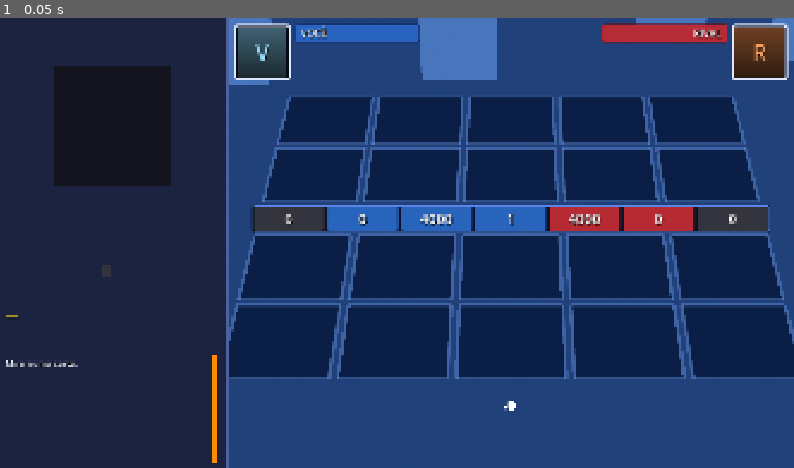
Above: before the commit, frame 1.
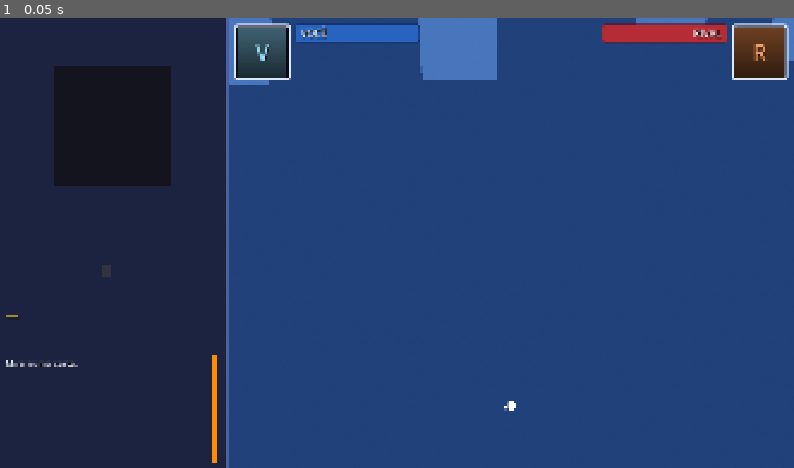
Above: after the commit, the same moment.

Repository: joeyviciousfake-netizen/Astralis
Game: Godot game, scene res://duel3d/mesa_3d.tscn
Same seed, same stepped clock (60 frames per second), same inputs: the game is played once before the commit and once after it.
Inputs:
- Up to frame 1 (0.05 s): no input

The runs differ from the first frame. In frame 1, 37% of the frame differs, in the area x 28-100%, y 17-81%.

Commit message:
D50: a arena e do JOGO e o codigo nao tem mais NENHUM numero dela
O usuario viu que os numeros da mesa estavam escritos em TRES lugares e mandou
tirar tudo menos um. Em core/board_layout.gd sumiram as 7 constantes da grade
(SLOT/GAP/GRID_X/Y_*), que eram a 'segunda arena' perigosa: era ela que
deixava o jogo cair numa tela diferente EM SILENCIO quando o arquivo nao vinha.

- default_pos e default_layout agora so devolvem NULO ('nao tem posicao').
- get_pos le o layout e cai no fallback do CHAMADOR, nunca mais numa grade.
- arena_oficial_path() e o caminho da arena oficial (a unica).
- project_arena_path(arena_id) SEMPRE devolve a oficial e avisa que ignorou o
  id, porque o jogo tem uma mesa so (o dado FM traz arena_starter = ela).
- valida_arena_oficial() novo: lista o que falta dos 20 slots e diz no log.
- load_arena_data sem fallback: arquivo faltando/quebrado e erro honesto.

A posicao dos 20 slots vem SO do schemas/examples/arenas/arena_starter.json.

Diff:
--- a/astralis/core/board_layout.gd
+++ b/astralis/core/board_layout.gd
@@ -11,28 +11,14 @@
 ## invertido (índice 0 à direita) e fileiras trocadas (monstro perto
 ## do centro, magia longe), espelhando o lado 0.
 
-## Grade embutida = A ARENA OFICIAL (D48: uma arena só). Estes números são
-## os MESMOS do schemas/examples/arenas/arena_starter.json, na mesma ordem.
-## D48 travou isso em teste (test_grade_embutida_igual_arena_oficial): se um
-## mudar, o outro tem que mudar junto, senão o jogo cai numa grade fantasma.
-## D49: a grade é PERFEITA — UM valor só (263) em TODO o campo: o passo
-## horizontal entre slots vizinhos E o vão vertical monstro->magia, nos dois
-## lados e nos dois tipos. Os 305/695 dos monstros ficam CONGELADOS de propósito
-## (a distância entre a fileira do jogador e a do rival, 390, não faz parte da
-## grade e o usuário pediu para não mexer nela).
-const SLOT := 165.0
-## GAP não é estética: SLOT + GAP = 263 = o PASSO oficial da arena (632→1684).
-const GAP := 98.0
-const GRID_X := 632.0
-## Fileiras em ESPELHO (só desenho): monstro sempre perto do centro,
-## magia sempre longe, e sempre a 263 do monstro do MESMO lado.
-## Rival/cima: monstro 305, magia 42 (263 acima). Você/baixo: monstro 695,
-## magia 958 (263 abaixo).
-const Y_RIVAL_MONSTRO := 305.0
-const Y_RIVAL_MAGIA := 42.0
-const Y_VOCE_MONSTRO := 695.0
-const Y_VOCE_MAGIA := 958.0
-
+## D50: A MESA É O DADO, E HÁ SÓ UM DADO. Estas constantes saíram: a grade
+## embutida que vivia aqui era a segunda cópia da arena (a terceira estava no
+## `duel_legacy2d/duel_board.gd`), e era ela que fazia o jogo cair numa tela
+## diferente da oficial sem ninguém ver. A posição de cada slot vem SO do
+## arquivo `schemas/examples/arenas/arena_starter.json` (arena_oficial_path).
+## Os números da mesa (632→1684 de 263 em 263; y 695/958 e 305/42, com o vão
+## monstro->magia = 263 dos dois lados e a distância 390 entre as fileiras de
+## monstro CONGELADA) vivem só naquele arquivo, e o D49 travou isso em teste.
 const NULO := Vector2(-99999, -99999)
 
 const DataLoaderScript := preload("res://core/data_loader.gd")
@@ -153,71 +139,59 @@
 	return true
 
 
-## Grade embutida em ESPELHO (a mesma do arena_starter.json e do
-## duel_board.gd). Volta (-1,-1) se ID inválido.
-## Lado 0 (você/baixo): X crescente 632→1684 (índice 0 à esquerda).
-## Lado 1 (rival/cima): X ESPELHADO 1684→632 (índice 0 à direita) +
-## fileiras trocadas (monstro 305 perto do centro, magia 42 longe).
-## Só DESENHO: IDs/lógica continuam no índice.
+## D50: NAO EXISTE MAIS GRADE NO CODIGO. Este arquivo era o segundo lugar (e o
+## terceiro, no `duel_legacy2d/duel_board.gd`) onde os numeros da mesa
+## estavam escritos, e era o que fazia o jogo cair numa tela diferente da
+## arena oficial sem ninguem ver. AGORA O DADO E O UNICO DONO: a posicao de
+## cada slot vem SO do arquivo `arena_oficial.json`, e nao existe nenhuma
+## segunda fonte. `get_pos` le o layout; se o slot nao estiver no arquivo, o
+## jogo avisa em voz alta (ver `valida_arena_oficial`) e NAO inventa posicao.
 static func default_pos(slot: String) -> Vector2:
-	if not eh_slot_valido(slot):
-		return Vector2(-1, -1)
-	var indice := int(slot[4])
-	var lado := slot[1]
-	var letra := slot[3]
-	var x := GRID_X + indice * (SLOT + GAP)
-	if lado == "1":
-		x = GRID_X + (4 - indice) * (SLOT + GAP)
-	var y := Y_VOCE_MONSTRO
-	if lado == "1" and letra == "m":
-		y = Y_RIVAL_MONSTRO
-	elif lado == "1" and letra == "s":
-		y = Y_RIVAL_MAGIA
-	elif lado == "0" and letra == "s":
-		y = Y_VOCE_MAGIA
-	return Vector2(x, y)
-
-
-## Os 20 IDs esperados -> Vector2 padrão.
+	# D50: kept only as the "nao ha posicao" answer. NAO tem mais grade aqui.
+	# Quem chama precisa do layout (arena_oficial_path) - ver get_pos.
+	return NULO
+
+
+## Os 20 IDs esperados -> Vector2 do DADO (a arena oficial). Sem layout, tudo
+## NULO: e assim que o jogo percebe que o arquivo nao veio, em vez de desenhar
+## uma grade imaginaria.
 static func default_layout() -> Dictionary:
 	var out: Dictionary = {}
 	for lado in [0, 1]:
 		for i in range(5):
 			var id_m := slot_id(lado, "monstro", i)
 			var id_s := slot_id(lado, "magia", i)
-			out[id_m] = default_pos(id_m)
-			out[id_s] = default_pos(id_s)
+			out[id_m] = NULO
+			out[id_s] = NULO
 	return out
 
 
-## Caminho do arena_starter no disco (pasta de trabalho schemas/examples/).
+## Caminho do ARQUIVO DA ARENA OFICIAL (a mesa do jogo, D50: uma só).
 static func starter_arena_path() -> String:
 	var res_dir: String = ProjectSettings.globalize_path("res://")
 	return res_dir.path_join("../schemas/examples/arenas/arena_starter.json").simplify_path()
 
 
-## Caminho da arena <arena_id>.json na pasta do --project (se válido)
-## ou na embutida. Sem --project (ou pasta inválida), volta o starter
-## de sempre. Nunca quebra: ausente cai na grade padrão em load_arena_data.
-## D29: schemas/examples/ é SÓ TESTE. Com base de PROJETO (--project) e a
-## arena ausente lá, NÃO lê de examples/ — devolve "" e a mesa usa a grade
-## padrão embutida (default_layout/default_hand), que tem os MESMOS números
-## do arena_starter.json (x 632/895/1158/1421/1684, y 695/958/305/42,
-## mão p0 1240/980/95 e p1 1240/20/60). Só DESENHO: nenhuma regra muda.
+
+## `schemas/examples/arenas/arena_starter.json` e a MESMA mesa que o jogo
+## desenha (20 slots + mao p0/p1). NAO existe mais nenhuma outra arena:
+## nem no codigo (as grades do `board_layout.gd` e do `duel_legacy2d/
+## duel_board.gd` foram apagadas) nem por projeto (o projeto nao tem mais
+## pasta `arenas/`; o D50 tirou o override por projeto).
+static func arena_oficial_path() -> String:
+	return starter_arena_path()
+
+
+## D50: o override por projeto foi REMOVIDO de proposito. Existia só para
+## deixar um projeto trocar a mesa por outra, e é exatamente a "segunda arena"
+## que o usuario mandou tirar. O jogo tem UMA mesa; o `arena_id` do
+## `duel_setup` continua no contrato (o dado FM traz `arena_starter`) e o
+## runtime o ignora de propósito, avisando no log.
 static func project_arena_path(arena_id: String = "arena_starter") -> String:
 	var aid := arena_id.strip_edges()
-	if aid.is_empty():
-		aid = "arena_starter"
-	var base: String = DataLoaderScript.project_base_dir()
-	var cand: String = base.path_join("arenas").path_join(aid + ".json")
-	if FileAccess.file_exists(cand):
-		return cand
-	if base == DataLoaderScript.starter_kit_dir():
-		# Sem --project: a base É a embutida (exemplos), então o starter
-		# continua valendo (é o caso dos testes).
-		return starter_arena_path()
-	print("[ARENA] Arena '%s' não existe no projeto: usando a grade padrão." % aid)
-	return ""
+	if aid != "" and aid != "arena_starter":
+		print("[ARENA] arena_id '%s' IGNORADO: o jogo tem UMA arena só (D50), a arena oficial." % aid)
+	return arena_oficial_path()
 
 
 ## Converte valor do layout em Vector2. Aceita Vector2, Array [x,y] ou Dict {x,y}.
@@ -238,56 +212,82 @@
 	return NULO
 
 
-## Pega a posição: primeiro o layout, senão a grade padrão, senão o fallback.
-static func get_pos(layout: Dictionary, slot: String, fallback: Vector2 = Vector2(-1, -1)) -> Vector2:
+## Pega a posição de UM slot: SÓ do layout (o arquivo da arena oficial).
+## D50: não existe mais "grade padrão" aqui — se o slot não estiver no
+## arquivo, o jogo tem um problema de verdade e o fallback do chamador é usado
+## (a mesa avisa antes, em `valida_arena_oficial`).
+static func get_pos(layout: Dictionary, slot: String, fallback: Vector2 = NULO) -> Vector2:
 	if layout.has(slot):
 		var c := para_vec(layout[slot])
 		if c != NULO:
 			return c
-	var d := default_pos(slot)
-	if d.x >= 0.0 and d.y >= 0.0:
-		return d
 	return fallback
 
 
-## Lê a arena do disco -> {slots, hand} (novo formato completo).
+## Confere que a arena oficial tem os 20 slots. D50: como não existe mais
+## grade no código, um arquivo faltando ou quebrado é um ERRO DE VERDADE —
+## devolve a lista do que falta e a mesa não inventa posição nenhuma.
+static func valida_arena_oficial(slots: Dictionary) -> Array:
+	var faltando: Array = []
+	for lado in [0, 1]:
+		for i in range(5):
+			for tipo in ["monstro", "magia"]:
+				var sid := slot_id(lado, tipo, i)
+				var p := get_pos(slots, sid)
+				if p == NULO:
+					faltando.append(sid)
+	if faltando.is_empty():
+		print("[ARENA] Arena oficial OK: 20 slots, uma mesa só (D50).")
+	else:
+		push_warning("[ARENA] A arena oficial está com %d slot(s) faltando: %s. "
+			% [faltando.size(), str(faltando)]
+			+ "O jogo NÃO inventa posição (D50): sem o arquivo schemas/examples/arenas/"
+			+ "arena_starter.json completo, o campo não pode ser desenhado.")
+		print("[ARENA] ERRO: faltando %d slot(s): %s. O campo não vai ser desenhado (D50, sem grade no código)." % [faltando.size(), str(faltando)])
+	return faltando
+
+
+## Lê a arena do disco -> {slots, hand}.
 ## slots: Dict slot_id -> Vector2 (só desenho). hand: {p0,p1} com x/y/step.
-## hand é OPCIONAL: arena sem hand continua válida, volta fallback
-## p0(1240,980,95)/p1(1240,20,60). Nunca quebra: arquivo ruim volta
-## slots vazio + hand fallback + aviso PT-BR.
+## D50: `path` é sempre a arena OFICIAL do jogo (arena_oficial_path) — não
+## existe override por projeto. Arquivo faltando/quebrado = erro honesto
+## (slots vazio + aviso PT-BR), e a mesa NÃO desenha o campo, porque não há
+## mais nenhuma grade no código para cair.
 static func load_arena_data(path: String) -> Dictionary:
-	var vazio := {"slots": {}, "hand": {"p0": default_hand(0), "p1": default_hand(1)}}
+	var sem_hand := {"p0": default_hand(0), "p1": default_hand(1)}
+	var vazio := {"slots": {}, "hand": sem_hand}
 	if path.is_empty():
-		# Projeto sem arena: usa a grade padrão (mesmos números do starter).
-		print("[ARENA] Sem arena no projeto: usando a grade padrão.")
+		push_warning("[ARENA] Caminho da arena oficial vazio: o campo não pode ser desenhado (D50).")
+		print("[ARENA] ERRO: sem caminho da arena oficial. O campo não vai ser desenhado (D50).")
 		return vazio
 	if not FileAccess.file_exists(path):
-		push_warning("[ARENA] Arquivo não encontrado: %s. Usando grade padrão." % path)
-		print("[ARENA] Arquivo não encontrado, usando grade padrão: " + path)
+		push_warning("[ARENA] Arena oficial não encontrada: %s. O campo não pode ser desenhado (D50)." % path)
+		print("[ARENA] ERRO: arena oficial não encontrada: " + path + ". O campo não vai ser desenhado (D50, sem grade no código).")
 		return vazio
 	var f := FileAccess.open(path, FileAccess.READ)
 	if f == null:
-		push_warning("[ARENA] Não foi possível abrir: %s. Usando grade padrão." % path)
-		print("[ARENA] Não foi possível abrir, usando grade padrão: " + path)
+		push_warning("[ARENA] Não foi possível abrir a arena oficial: %s." % path)
+		print("[ARENA] ERRO: não foi possível abrir: " + path + ". O campo não vai ser desenhado (D50).")
 		return vazio
 	var texto: String = f.get_as_text()
 	var json := JSON.new()
 	if json.parse(texto) != OK:
-		push_warning("[ARENA] JSON inválido em %s: %s. Usando grade padrão." % [path, json.get_error_message()])
-		print("[ARENA] JSON inválido, usando grade padrão: " + path)
+		push_warning("[ARENA] JSON inválido na arena oficial %s: %s" % [path, json.get_error_message()])
+		print("[ARENA] ERRO: JSON inválido: " + path + ". O campo não vai ser desenhado (D50).")
 		return vazio
 	if not (json.data is Dictionary):
-		push_warning("[ARENA] Formato inesperado em %s (esperava objeto). Usando grade padrão." % path)
+		push_warning("[ARENA] Formato inesperado na arena oficial %s (esperava objeto)." % path)
 		return vazio
 	var dados: Dictionary = json.data
 	if not dados.has("slots") or not (dados["slots"] is Array):
-		push_warning("[ARENA] Arena sem lista 'slots' em %s. Usando grade padrão." % path)
+		push_warning("[ARENA] Arena oficial sem lista 'slots' em %s." % path)
+		print("[ARENA] ERRO: arena oficial sem 'slots': " + path + ". O campo não vai ser desenhado (D50).")
 		return vazio
 	var layout: Dictionary = {}
 	var lista: Array = dados["slots"]
 	if lista.size() != 20:
-		push_warning("[ARENA] Arena precisa de 20 slots, achou %d em %s. Faltando usa grade padrão." % [lista.size(), path])
-		print("[ARENA] Esperava 20 slots, achou %d. Completando com grade padrão." % lista.size())
+		push_warning("[ARENA] Arena oficial precisa de 20 slots, achou %d em %s." % [lista.size(), path])
+		print("[ARENA] A arena oficial tem %d slots (esperava 20)." % lista.size())
 	for item in lista:
 		if not (item is Dictionary):
 			push_warning("[ARENA] Slot inválido ignorado (esperava objeto com slot_id/x/y).")
@@ -304,30 +304,24 @@
 			push_warning("[ARENA] Slot duplicado '%s' ignorado (vale o primeiro)." % sid)
 			continue
 		if not d.has("x") or not d.has("y"):
-			push_warning("[ARENA] Slot '%s' sem x/y, ignorado (usa grade padrão)." % sid)
+			push_warning("[ARENA] Slot '%s' sem x/y, ignorado (D50: sem grade no código, fica sem posição)." % sid)
 			continue
 		var vx = d["x"]
 		var vy = d["y"]
 		if not (vx is float or vx is int) or not (vy is float or vy is int):
-			push_warning("[ARENA] Slot '%s' sem x/y válidos, ignorado (usa grade padrão)." % sid)
+			push_warning("[ARENA] Slot '%s' sem x/y válidos, ignorado (D50: sem grade no código, fica sem posição)." % sid)
 			continue
 		layout[sid] = Vector2(float(vx), float(vy))
-	var faltando: Array = []
-	for esperado in default_layout().keys():
-		if not layout.has(esperado):
-			faltando.append(esperado)
-	if not faltando.is_empty():
-		push_warning("[ARENA] Faltando slots %s, usando grade padrão para eles." % str(faltando))
-		print("[ARENA] Faltando %d slots, completando com grade padrão." % faltando.size())
+	valida_arena_oficial(layout)
 	var hand := parse_hand(dados)
 	if not dados.has("hand"):
-		print("[ARENA] Sem 'hand' no JSON, usando fallback p0(1240,980,95)/p1(1240,20,60).")
+		push_warning("[ARENA] A arena oficial não tem 'hand': a mão cai no padrão do contrato.")
+		print("[ARENA] Sem 'hand' no JSON, usando o padrão p0(1240,980,95)/p1(1240,20,60).")
 	return {"slots": layout, "hand": hand}
 
 
 ## Lê a arena do disco -> Dict slot_id -> Vector2 (legado, mantido p/ compat).
 ## É só o ["slots"] de load_arena_data. Quem precisa da mão usa
-## load_arena_data + get_hand. Nunca quebra: volta vazio + aviso,
-## e quem desenha completa com a grade padrão.
+## load_arena_data + get_hand. Sem arena, volta vazio + aviso.
 static func load_arena(path: String) -> Dictionary:
 	return (load_arena_data(path).get("slots", {}) as Dictionary)
